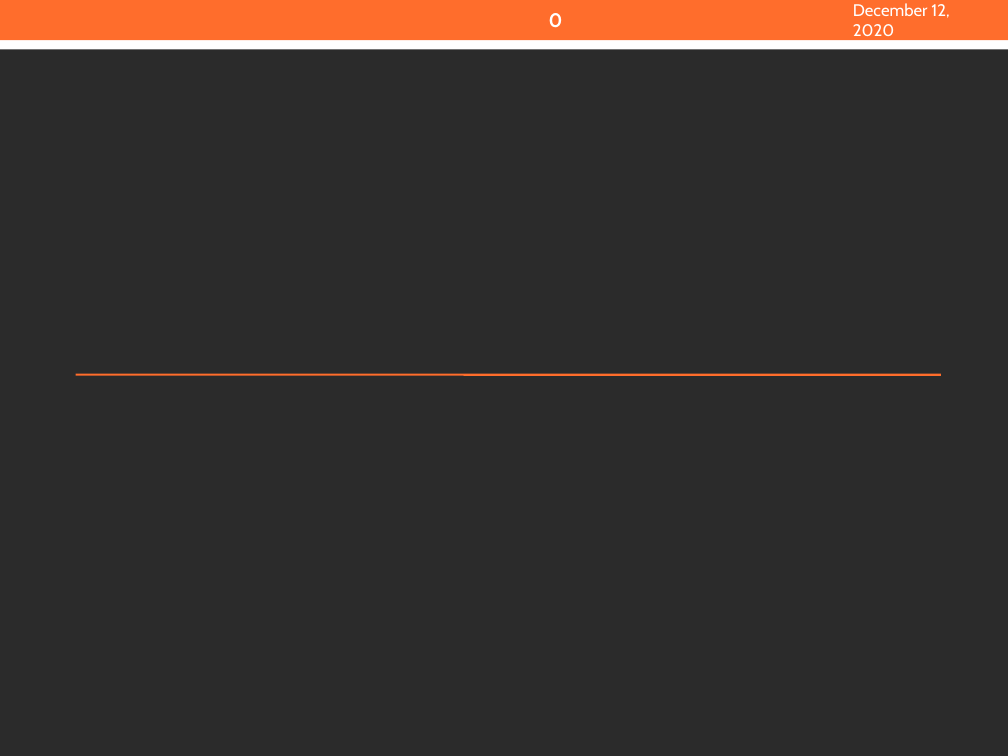
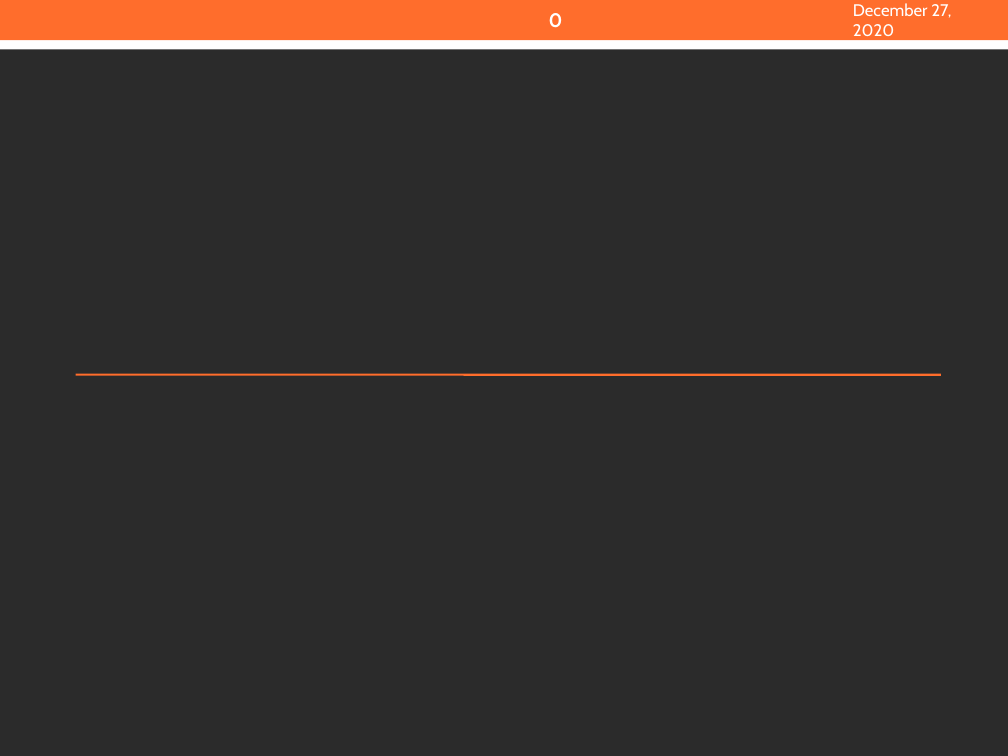
Before and after one commit to ReasonFoundation/GraphicsR, a slide deck: slide 1 of DeckUpdate/template_deck.pptx. Drawn at 1008x756 pixels with LibreOffice and Linux fonts; fonts in the diff are those of the drawing; background and template pictures are left out; a plain dark background stands for a picture behind light text. Boxes give left, top, right and bottom in pixels: in the first picture for what was removed or moved away, otherwise in the second. Text is boxed around its words. In the diff, an @@ line names an element or a change of style, - is before the commit and + after.

```diff
--- a/DeckUpdate/template_deck.pptx
+++ b/DeckUpdate/template_deck.pptx
@@ text at [853, 3, 951, 41]: text changed @@
-December 12, 2020
+December 27, 2020
```
Also in this commit, not shown: 1 other slide changed, 6 other files.
